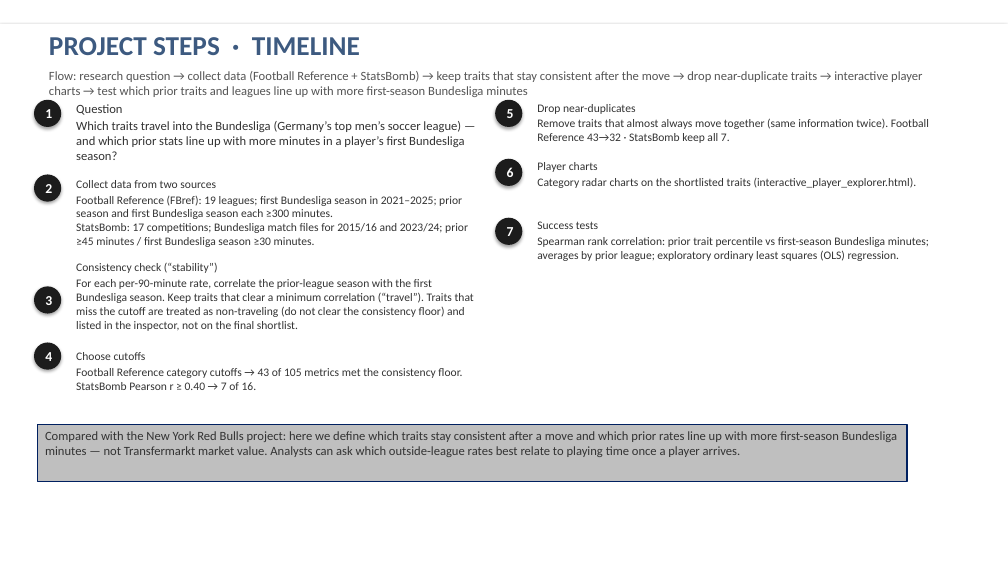
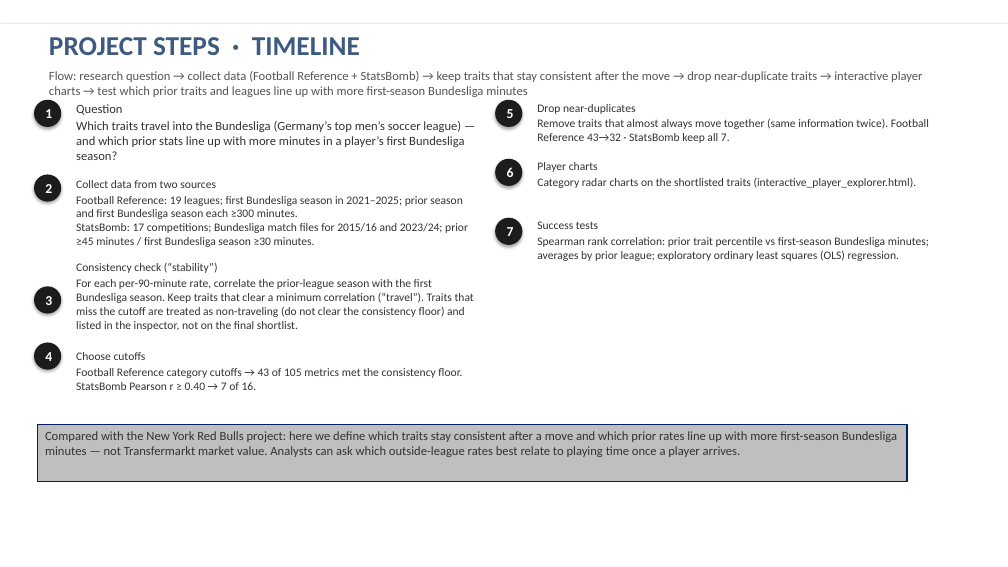
Before and after one commit to colbymorris08/bundesliga-transfer-traits, a slide deck: slide 2 of bundesliga_transfer_traits.pptx. Drawn at 1008x567 pixels with LibreOffice and Linux fonts; fonts in the diff are those of the drawing. Boxes give left, top, right and bottom in pixels: in the first picture for what was removed or moved away, otherwise in the second. Text is boxed around its words. In the diff, an @@ line names an element or a change of style, - is before the commit and + after.

```diff
--- a/bundesliga_transfer_traits.pptx
+++ b/bundesliga_transfer_traits.pptx
@@ text at <box>76,196,463,219</box>: text changed @@
-Football Reference (FBref): 19 leagues; first Bundesliga season in 2021–2025; prior season and first Bundesliga season each ≥300 minutes.
+Football Reference: 19 leagues; first Bundesliga season in 2021–2025; prior season and first Bundesliga season each ≥300 minutes.
```
Also in this commit, not shown: 9 other slides changed.
